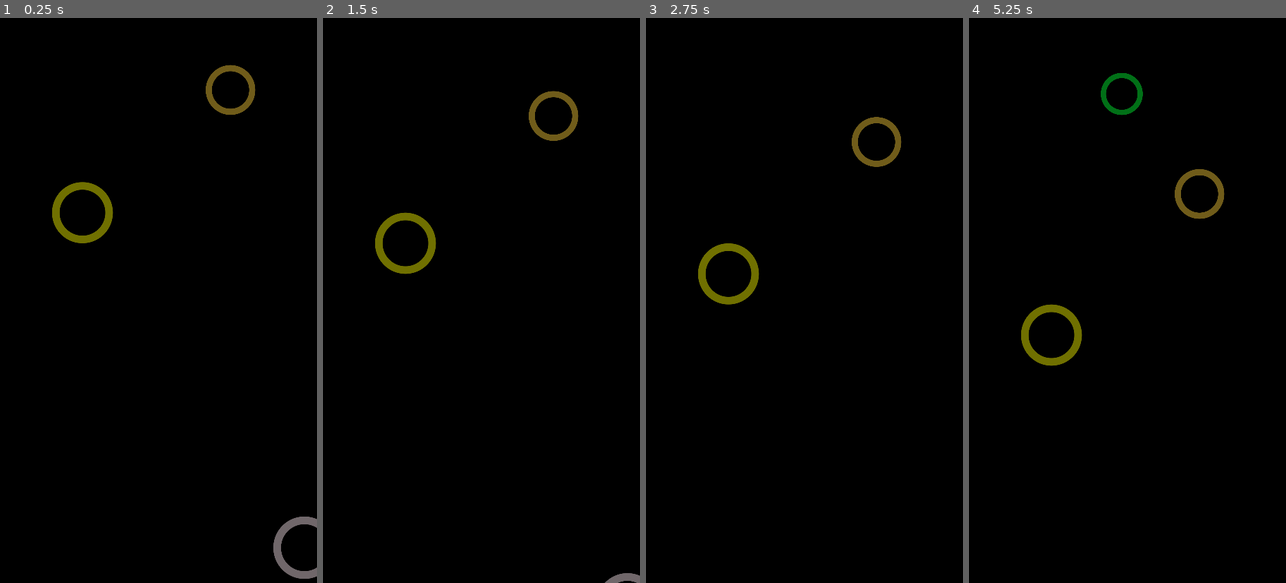
Above: before the commit, frames 1-4 (left to right).
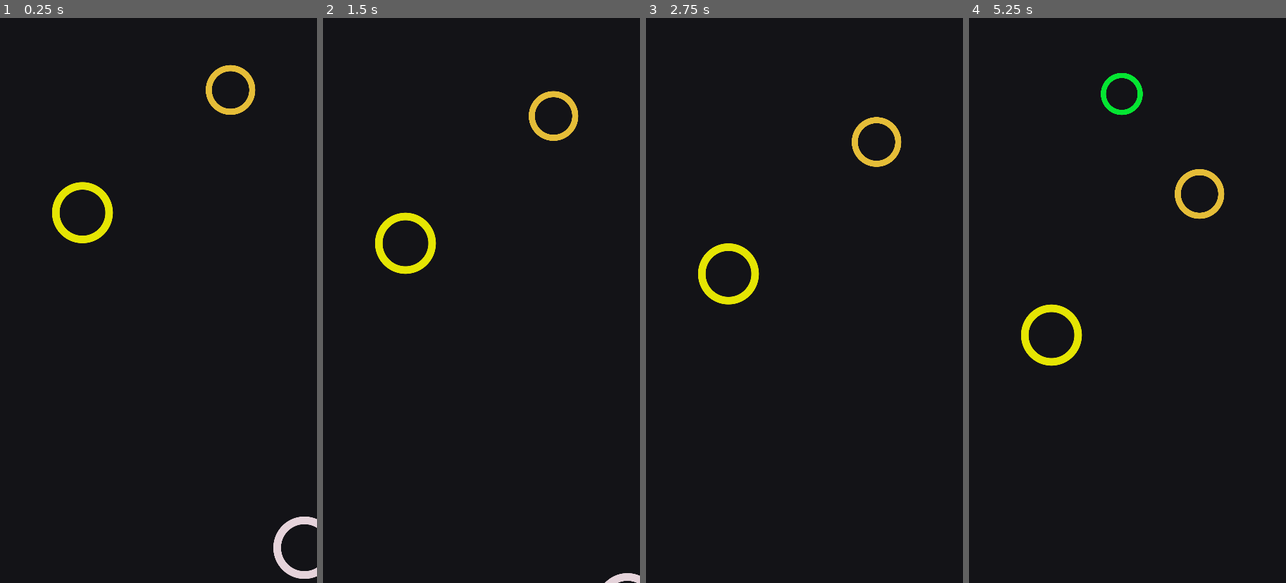
Above: after the commit, the same moments.

Repository: Domogo/circleJump
Game: Godot game, scene res://UI/Background.tscn
Same seed, same stepped clock (60 frames per second), same inputs: the game is played once before the commit and once after it. This scene is started directly instead of the project's main scene.
Inputs (mouse positions are in pixels of both pictures, inside the frame that each line leads up to):
- Up to frame 1 (0.25 s): no input
- Up to frame 2 (1.5 s): move the mouse to (551, 272) at 0.52 s; click (551, 272) at 0.67 s; move the mouse to (418, 328) at 1.27 s; click (418, 328) at 1.42 s
- Up to frame 3 (2.75 s): move the mouse to (836, 176) at 2.02 s; click (836, 176) at 2.17 s
- Up to frame 4 (5.25 s): move the mouse to (1111, 413) at 2.77 s; click (1111, 413) at 2.92 s; move the mouse to (1222, 385) at 3.52 s; click (1222, 385) at 3.67 s; move the mouse to (1032, 215) at 4.27 s; click (1032, 215) at 4.42 s; move the mouse to (1143, 300) at 5.02 s; click (1143, 300) at 5.17 s

The runs differ from the first frame. In frame 1, 1.8% of the frame differs, in the area x 16-100%, y 8-100%; in frame 2, 1.4%; in frame 3, 1.2%; in frame 4, 1.6%.

Commit message:
Ingame highscore msg

Diff:
--- a/Main.gd
+++ b/Main.gd
@@ -6,6 +6,7 @@
 var player
 var score = 0 setget set_score
 var highscore = 0
+var new_highscore = false
 var level = 0
 
 func _ready():
@@ -18,6 +19,7 @@
 	# set_score(0)
 	self.score = 0
 	level = 0
+	new_highscore = false
 	$HUD.update_score(score)
 	$Camera2D.position = $StartPosition.position
 	player = Jumper.instance()
@@ -48,6 +50,9 @@
 
 func set_score(value):
 	score = value
+	if score > highscroe and !new_highscore:
+		$HUD.show_message("New records!")
+		new_highscore = True
 	$HUD.update_score(score)
 	if score > 0 and score % settings.circles_per_level == 0:
 		level += 1
--- a/UI/Background.tscn
+++ b/UI/Background.tscn
@@ -9,10 +9,10 @@
 anchor_right = 1.0
 anchor_bottom = 1.0
 mouse_filter = 2
-color = Color( 0, 0, 0, 1 )
+color = Color( 0.0745098, 0.0745098, 0.0901961, 1 )
 
 [node name="CPUParticles2D" type="CPUParticles2D" parent="."]
-modulate = Color( 1, 1, 1, 0.439216 )
+modulate = Color( 1, 1, 1, 0.890196 )
 position = Vector2( 240, 100 )
 rotation = 1.5708
 amount = 4
